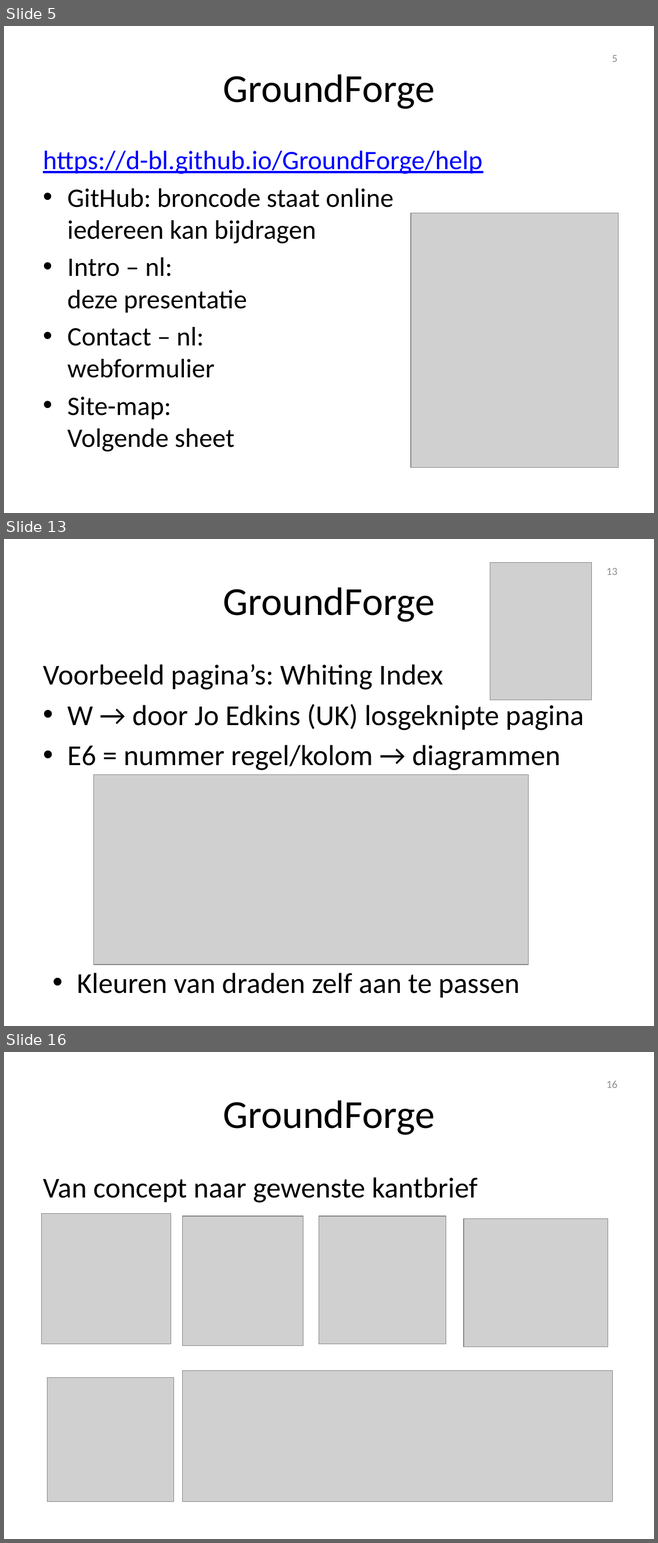
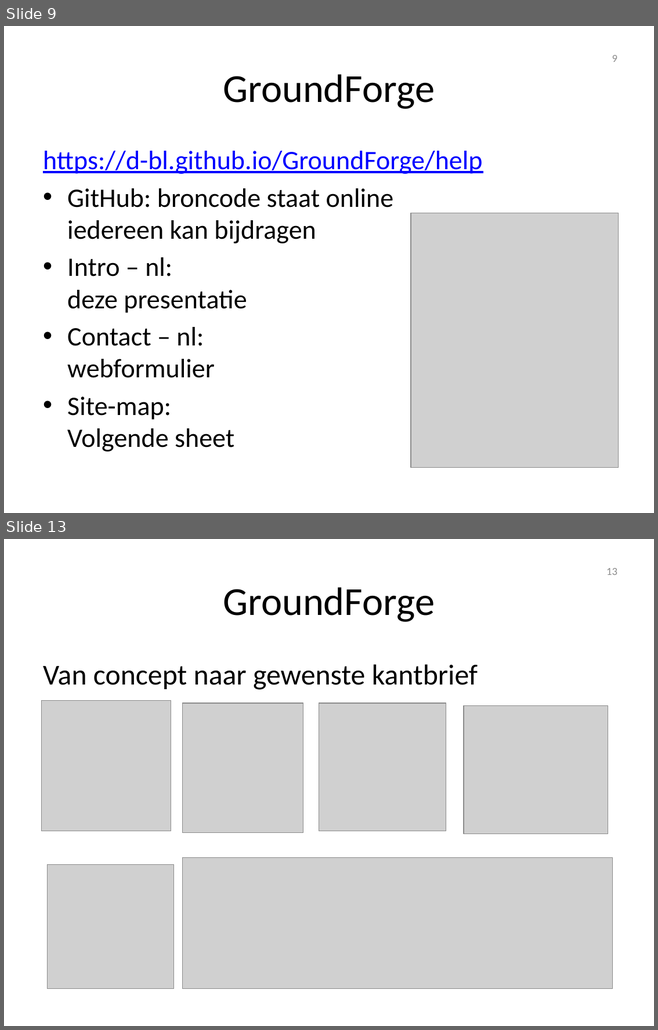
Before and after one commit to d-bl/GroundForge-help, a slide deck: docs/help/NL.pptx. Shown one above the other, each under a label of ours: slides 5, 13 and 16 before the commit, slides 9 and 13 after it; the slides between them are not shown. The pictures are 658x1543 and 658x1030 pixels, drawn with LibreOffice and Linux fonts; fonts in the diff are those of the drawing; grey boxes stand for pictures; background and template pictures are left out. Boxes give left, top, right and bottom in pixels: in the first picture for what was removed or moved away, otherwise in the second. Text is boxed around its words. In the diff, an @@ line names an element or a change of style, - is before the commit and + after.

```diff
--- a/docs/help/NL.pptx
+++ b/docs/help/NL.pptx
@@ slide 13 removed at <box>4,539,654,1026</box>, background #FFFFFF @@
@@ picture removed at <box>490,562,591,700</box> @@
@@ page number removed at <box>606,568,617,575</box> @@
-13
@@ title removed at <box>223,587,434,622</box> @@
-GroundForge
@@ text removed at <box>43,664,583,770</box> @@
-Voorbeeld pagina’s: Whiting Index
-• W → door Jo Edkins (UK) losgeknipte pagina
-• E6 = nummer regel/kolom → diagrammen
@@ picture removed at <box>94,775,528,965</box> @@
@@ text removed at <box>77,973,520,998</box> @@
-• Kleuren van draden zelf aan te passen
@@ what was slide 5 is now slide 9 @@
@@ page number at <box>612,55,617,62</box>: text changed @@
-5
+9
@@ what was slide 16 is now slide 13 @@
@@ page number at <box>606,568,617,575</box>: text changed @@
-16
+13
```
Also in this commit, not shown: 10 slides changed, 4 slides added, 7 other slides removed, 1 other file.
